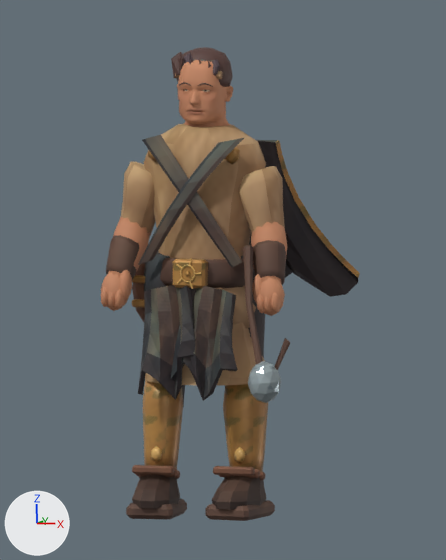
The Blender file art/blend/funditor.blend: old version first, new version second.
The view is the same before and after, from the file's camera 'Art review camera'. Lighting does not change. The marker at lower left points along +X, +Y and +Z. The older version comes first.

Names of what the first picture shows: 'funditor'.
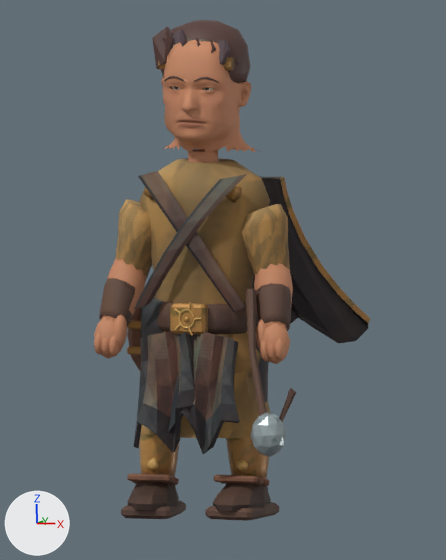
What differs and where, as boxes [x1, y1, x2, y2] in the pictures (446 x 560 px; the box of a moved part takes in the faces that stretch with it):
'funditor', reshaped, recoloured (7% wider)
    before: [101, 47, 360, 521]
    after: [94, 20, 370, 521]
part 1 of me_funditor_color_and_skin, moved or reshaped
    before: [148, 149, 156, 162]
    after: [144, 187, 153, 200]
part 2 of me_funditor_color_and_skin, moved or reshaped
    before: [225, 147, 240, 165]
    after: [226, 184, 242, 203]
part 3 of me_funditor_color_and_skin, moved or reshaped
    before: [180, 264, 195, 283]
    after: [179, 309, 195, 329]
part 4 of me_funditor_color_and_skin, moved or reshaped
    before: [132, 263, 145, 322]
    after: [127, 307, 141, 370]
part 5 of me_funditor_color_and_skin, moved or reshaped
    before: [132, 299, 145, 307]
    after: [127, 346, 141, 355]
part 6 of me_funditor_color_and_skin, moved or reshaped
    before: [132, 275, 145, 283]
    after: [127, 321, 141, 329]
part 7 of me_funditor_color_and_skin, moved or reshaped
    before: [145, 287, 265, 385]
    after: [141, 332, 267, 438]
part 8 of me_funditor_color_and_skin, moved or reshaped
    before: [138, 285, 195, 400]
    after: [134, 331, 195, 453]
part 9 of me_funditor_color_and_skin, moved or reshaped
    before: [170, 286, 238, 401]
    after: [168, 332, 240, 454]
part 10 of me_funditor_color_and_skin, moved or reshaped
    before: [176, 47, 233, 87]
    after: [160, 20, 251, 83]
part 11 of me_funditor_color_and_skin, moved or reshaped
    before: [193, 59, 226, 76]
    after: [187, 39, 248, 66]
part 12 of me_funditor_color_and_skin, moved or reshaped
    before: [177, 60, 233, 126]
    after: [161, 40, 261, 152]
part 13 of me_funditor_color_and_skin, moved or reshaped
    before: [197, 83, 213, 87]
    after: [194, 77, 219, 83]
part 14 of me_funditor_color_and_skin, moved or reshaped
    before: [180, 82, 191, 86]
    after: [164, 76, 184, 81]
part 15 of me_funditor_color_and_skin, moved or reshaped
    before: [171, 52, 184, 78]
    after: [152, 27, 173, 69]
part 16 of me_funditor_color_and_skin, moved or reshaped
    before: [183, 53, 193, 65]
    after: [170, 29, 187, 50]
part 17 of me_funditor_color_and_skin, moved or reshaped
    before: [101, 59, 360, 521]
    after: [94, 39, 370, 521]
part 18 of me_funditor_color_and_skin, recoloured
    before: [106, 59, 290, 521]
    after: [99, 39, 296, 521]
part 19 of me_funditor_color_and_skin, recoloured
    before: [108, 60, 360, 472]
    after: [102, 40, 370, 479]
part 20 of me_funditor_color_and_skin, recoloured
    before: [132, 48, 358, 510]
    after: [127, 21, 368, 511]

Patch to the scene script:
```diff
--- a/art/blend/funditor.blend.py
+++ b/art/blend/funditor.blend.py
@@ me_funditor_color_and_skin @@
-me_funditor_color_and_skin.from_pydata(...)  # 4838 vertices, 6350 faces; spans x -0.32..0.4, y -0.3..0.46, z -0.01..1.53
+me_funditor_color_and_skin.from_pydata(...)  # 4838 vertices, 6350 faces; spans x -0.34..0.43, y -0.32..0.49, z -0.01..1.62
+# me_funditor_color_and_skin part 1: the loose piece of 12 vertices spanning x -0.16..-0.11, y -0.11..-0.09, z 1.16..1.23 is moved by (-0.01, -0.01, -0.12)
+# me_funditor_color_and_skin part 2: the loose piece of 12 vertices spanning x 0.11..0.16, y -0.11..-0.09, z 1.16..1.23 is moved by (0.01, -0.01, -0.12)
+# me_funditor_color_and_skin part 3: the loose piece of 96 vertices spanning x -0.03..0.03, y -0.16, z 0.77..0.83 is moved by (0.0, -0.01, -0.15)
+# me_funditor_color_and_skin part 4: the loose piece of 42 vertices spanning x -0.25..-0.12, y -0.04..0.12, z 0.6..0.86 is scaled about its middle by 1.07, then moved by (-0.01, 0.0, -0.15)
+# me_funditor_color_and_skin part 5: the loose piece of 32 vertices spanning x -0.23..-0.14, y -0.05..-0.02, z 0.67..0.7 is moved by (-0.01, 0.0, -0.16)
+# me_funditor_color_and_skin part 6: the loose piece of 32 vertices spanning x -0.23..-0.14, y -0.05..-0.02, z 0.75..0.78 is moved by (-0.01, 0.0, -0.15)
+# me_funditor_color_and_skin part 7: the loose piece of 56 vertices spanning x -0.21..0.21, y -0.15..0.2, z 0.43..0.76 is scaled about its middle by 1.07, then moved by (0.0, 0.0, -0.16)
+# me_funditor_color_and_skin part 8: the loose piece of 70 vertices spanning x -0.17..0.04, y -0.22..-0.11, z 0.38..0.78 is scaled about its middle by 1.07, then moved by (0.0, -0.01, -0.16)
+# me_funditor_color_and_skin part 9: the loose piece of 70 vertices spanning x -0.05..0.18, y -0.22..-0.11, z 0.38..0.77 is scaled about its middle by 1.07, then moved by (0.0, -0.01, -0.16)
+# me_funditor_color_and_skin part 10: the loose piece of 100 vertices spanning x -0.1..0.1, y -0.07..0.09, z 1.41..1.53 is scaled about its middle by 1.6, then moved by (0.0, 0.01, 0.05)
+# me_funditor_color_and_skin part 11: the loose piece of 56 vertices spanning x -0.09..0.09, y -0.07..0.09, z 1.43..1.52 is scaled about its middle by 1.6, then moved by (0.0, 0.01, 0.06)
+# me_funditor_color_and_skin part 12: the loose piece of 1604 vertices spanning x -0.11..0.11, y -0.11..0.1, z 1.26..1.51 is scaled about its middle by 1.6
+# me_funditor_color_and_skin part 13: the loose piece of 56 vertices spanning x 0.01..0.06, y -0.1..-0.08, z 1.41..1.43 is scaled about its middle by 1.6, then moved by (0.02, -0.05, 0.02)
+# me_funditor_color_and_skin part 14: the loose piece of 56 vertices spanning x -0.06..-0.01, y -0.1..-0.08, z 1.41..1.43 is scaled about its middle by 1.6, then moved by (-0.02, -0.05, 0.02)
+# me_funditor_color_and_skin part 15: the loose piece of 10 vertices spanning x -0.09..-0.05, y -0.07..-0.04, z 1.43..1.52 is scaled about its middle by 1.6, then moved by (-0.04, -0.03, 0.06)
+# me_funditor_color_and_skin part 16: the loose piece of 10 vertices spanning x -0.06..-0.01, y -0.07..-0.04, z 1.44..1.52 is scaled about its middle by 1.6, then moved by (-0.02, -0.03, 0.06)
+# me_funditor_color_and_skin part 17: 2170 of 4838 vertices moved; they spanned x -0.32..0.4, y -0.3..0.46, z -0.01..1.5 and now span x -0.34..0.43, y -0.32..0.49, z -0.01..1.58; mean shift (0.0, 0.0, -0.12); largest move (0.3, -0.25, 0.39) -> (0.32, -0.27, 0.22)
+# me_funditor_color_and_skin part 18: 958 faces centred in x -0.31..0.37, y -0.25..0.43, z -0.01..1.52 are repainted in the vertex colours; the middle colour goes from brown #6b5044 to brown #6e4f42
+# me_funditor_color_and_skin part 19: 1669 faces centred in x -0.3..0.39, y -0.3..0.44, z 0.11..1.51 are repainted in the vertex colours; the middle colour goes from orange #c08d64 to orange #be8560
+# me_funditor_color_and_skin part 20: 480 faces centred in x -0.21..0.39, y -0.21..0.42, z 0.03..1.52 are repainted in the vertex colours; the middle colour goes from dark grey #423735 to dark grey #423635
+# other edits to the shape of me_funditor_color_and_skin do not show in these pictures
 me_funditor_color_and_skin.materials.append(mat_painted_metal_edges__textile_and_clay)
```
